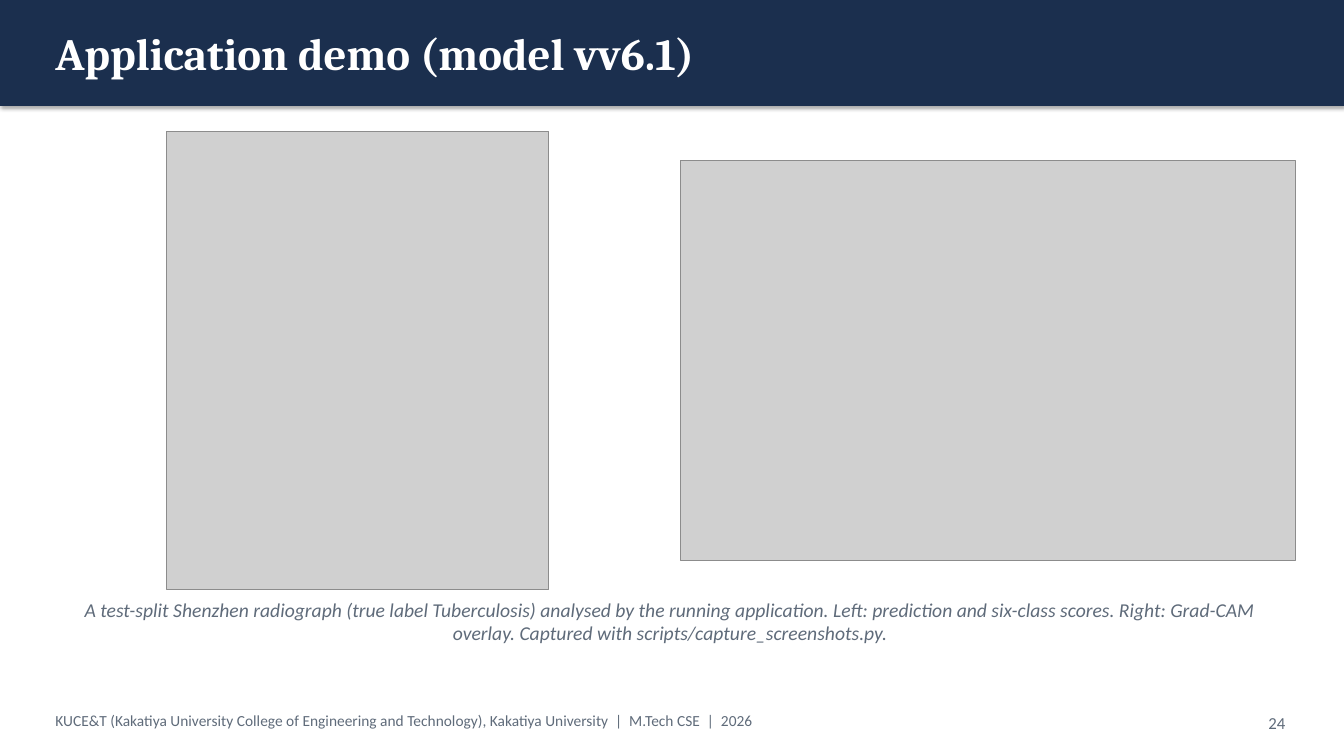
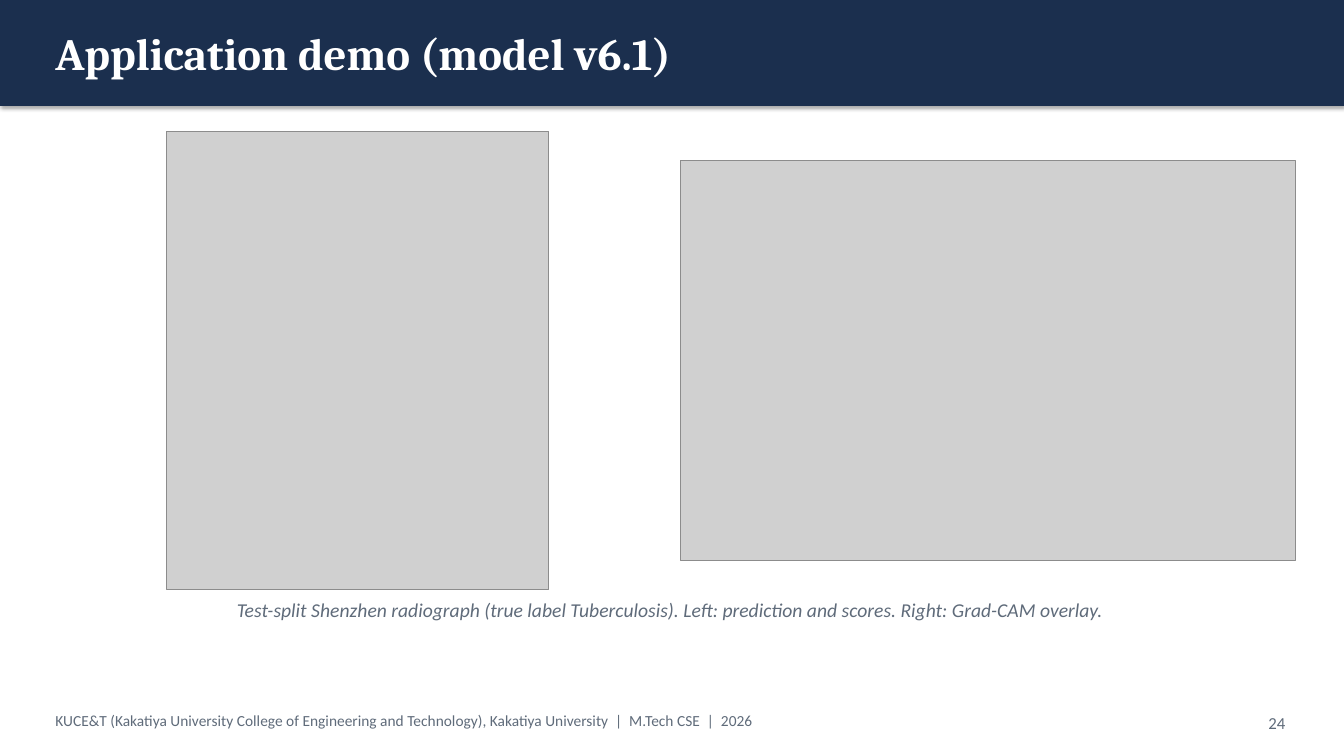
Before and after one commit to KSathwik/Lung_Disease_Detector, a slide deck: slide 24 of docs/presentation/LungAI_MTech_Presentation.pptx. Drawn at 1344x756 pixels with LibreOffice and Linux fonts; fonts in the diff are those of the drawing; grey boxes stand for pictures. Boxes give left, top, right and bottom in pixels: in the first picture for what was removed or moved away, otherwise in the second. Text is boxed around its words. In the diff, an @@ line names an element or a change of style, - is before the commit and + after.

```diff
--- a/docs/presentation/LungAI_MTech_Presentation.pptx
+++ b/docs/presentation/LungAI_MTech_Presentation.pptx
@@ text at [55, 37, 670, 80]: text changed @@
-Application demo (model vv6.1)
+Application demo (model v6.1)
@@ text at [237, 603, 1102, 621]: text changed @@
-A test-split Shenzhen radiograph (true label Tuberculosis) analysed by the running application. Left: prediction and six-class scores. Right: Grad-CAM overlay. Captured with scripts/capture_screenshots.py.
+Test-split Shenzhen radiograph (true label Tuberculosis). Left: prediction and scores. Right: Grad-CAM overlay.
```
Also in this commit, not shown: 8 other slides changed, 45 other files.
